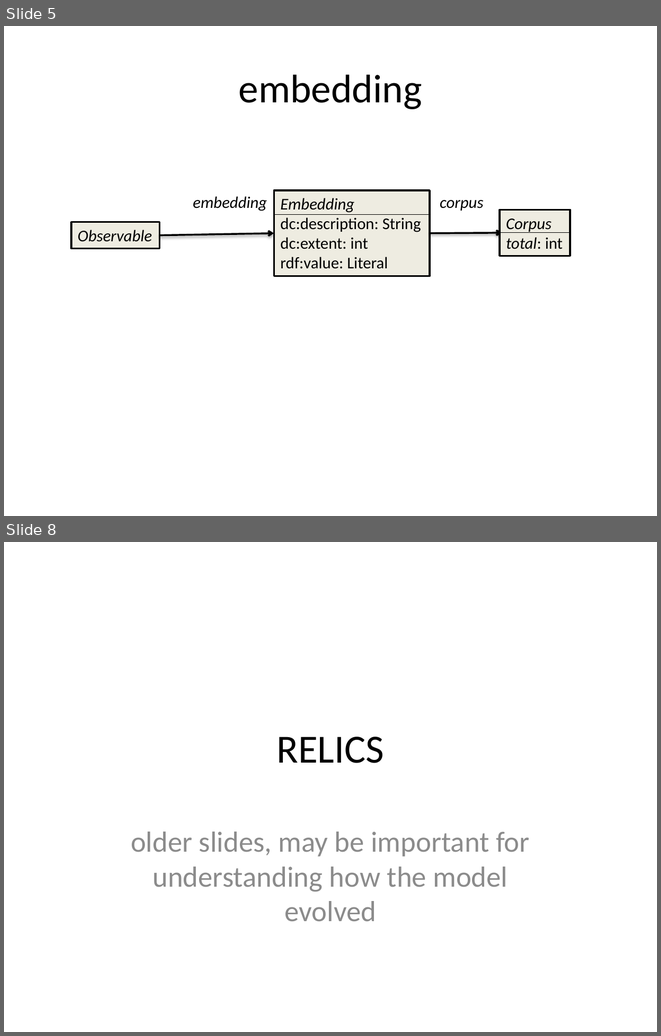
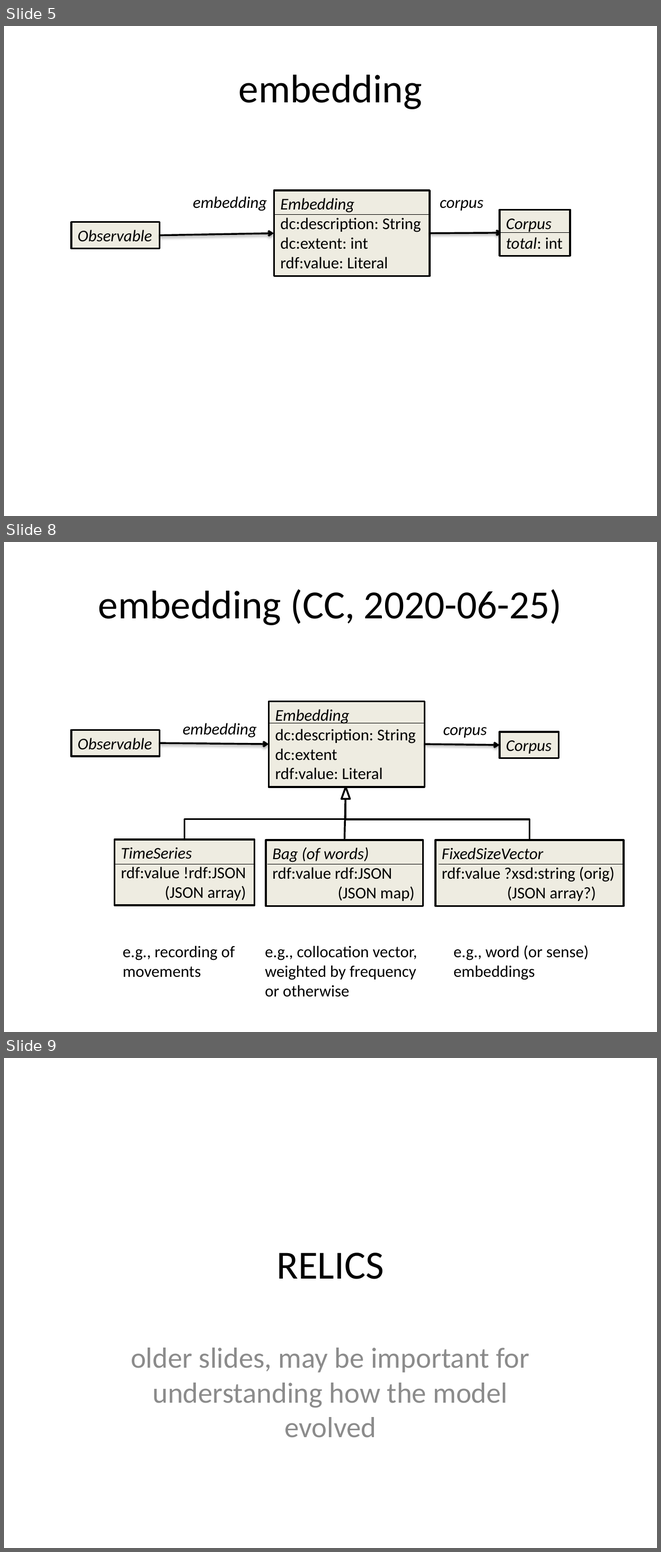
Before and after one commit to ontolex/frequency-attestation-corpus-information, a slide deck: img/source.pptx. Shown one above the other, each under a label of ours: slides 5 and 8 before the commit, slides 5, 8 and 9 after it; the slides between them are not shown. The pictures are 661x1036 and 661x1552 pixels, drawn with LibreOffice and Linux fonts; fonts in the diff are those of the drawing. Boxes give left, top, right and bottom in pixels: in the first picture for what was removed or moved away, otherwise in the second. Text is boxed around its words. In the diff, an @@ line names an element or a change of style, - is before the commit and + after.

Commit message:
suggested subclasses of embedding

```diff
--- a/img/source.pptx
+++ b/img/source.pptx
@@ slide 8 added at (4,542,657,1032), background #FFFFFF @@
@@ title added at (98,589,562,625), 44 pt, text #000000 @@
+embedding (CC, 2020-06-25)
@@ rectangle added at (269,702,425,787), fill #EEECE1, outline #000000 2 pt, 18 pt, text #000000 @@
+Embedding
+dc:description: String
+dc:extent
+rdf:value: Literal
@@ rectangle added at (71,730,159,756), fill #EEECE1, outline #000000 2 pt, 18 pt, text #000000, italic @@
+Observable
@@ text added at (183,723,257,738), 18 pt, text #000000, italic @@
+embedding
@@ line added from (269, 723) to (424, 723), #000000 0.75 pt @@
@@ text added at (443,727,487,738), 18 pt, text #000000, italic @@
+corpus
@@ rectangle added at (500,732,559,758), fill #EEECE1, outline #000000 2 pt, 18 pt, text #000000, italic @@
+Corpus
@@ arrow added from (159, 743) to (269, 744), #000000 2 pt @@
@@ arrow added from (424, 744) to (500, 745), #000000 2 pt @@
@@ triangle added at (342,787,350,799), fill #FFFFFF, outline #000000 2 pt @@
@@ line added from (344, 840) to (345, 787), #000000 2 pt @@
@@ elbow line added from (184, 839) to (345, 799), #000000 2 pt @@
@@ elbow line added from (530, 840) to (345, 799), #000000 2 pt @@
@@ rectangle added at (114,839,254,905), fill #EEECE1, outline #000000 2 pt, 18 pt, text #000000 @@
+TimeSeries
+rdf:value !rdf:JSON
+(JSON array)
@@ rectangle added at (266,840,423,906), fill #EEECE1, outline #000000 2 pt, 18 pt, text #000000 @@
+Bag (of words)
+rdf:value rdf:JSON
+(JSON map)
@@ rectangle added at (435,840,624,906), fill #EEECE1, outline #000000 2 pt, 18 pt, text #000000 @@
+FixedSizeVector
+rdf:value ?xsd:string (orig)
+(JSON array?)
@@ line added from (114, 864) to (255, 864), #000000 0.75 pt @@
@@ line added from (267, 864) to (423, 864), #000000 0.75 pt @@
@@ line added from (438, 864) to (624, 864), #000000 0.75 pt @@
@@ text added at (123,945,235,977), 18 pt, text #000000 @@
+e.g., recording of
+movements
@@ text added at (265,945,417,997), 18 pt, text #000000 @@
+e.g., collocation vector,
+weighted by frequency
+or otherwise
@@ text added at (453,945,589,980), 18 pt, text #000000 @@
+e.g., word (or sense)
+embeddings
@@ what was slide 8 is now slide 9 @@
```
Also in this commit, not shown: 2 slides changed, 2 other slides added.
